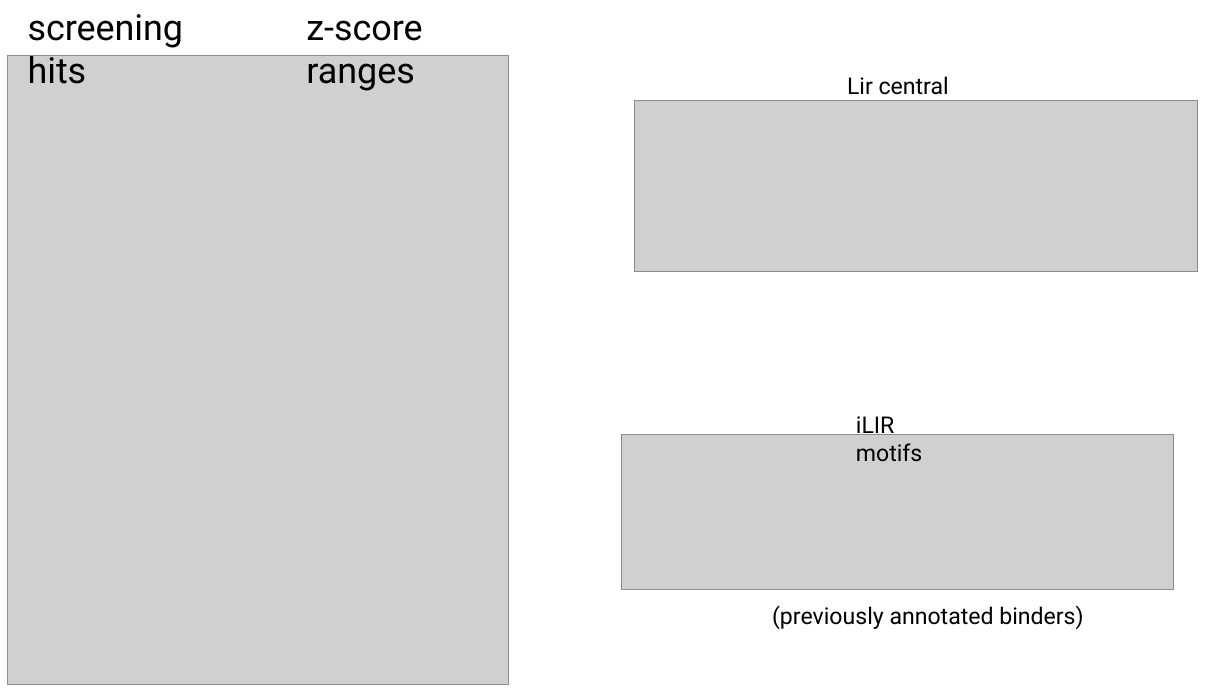
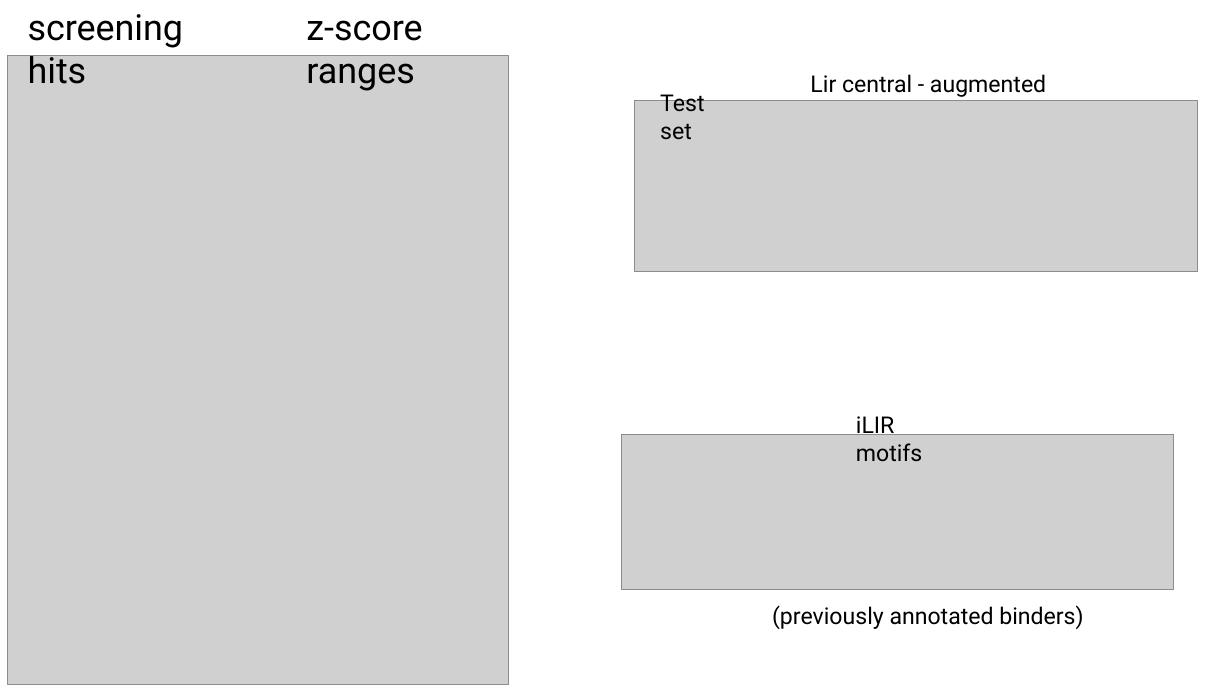
Before and after one commit to jacksonh1/lir_screen_pssm, a slide deck: slide 6 of reports/results-ongoing.pptx (slide 5 before the commit). Drawn at 1232x693 pixels with LibreOffice and Linux fonts; fonts in the diff are those of the drawing; grey boxes stand for pictures. Boxes give left, top, right and bottom in pixels: in the first picture for what was removed or moved away, otherwise in the second. Text is boxed around its words. In the diff, an @@ line names an element or a change of style, - is before the commit and + after.

Commit message:
new test sets and results

```diff
--- a/reports/results-ongoing.pptx
+++ b/reports/results-ongoing.pptx
@@ text at (x1=810, y1=74, x2=1046, y2=97): text changed @@
-Lir central
+Lir central - augmented
@@ text added at (x1=660, y1=90, x2=704, y2=139), 18 pt, text #000000 @@
+Test set
```
Also in this commit, not shown: 5 other slides changed, 11 slides added, 3 slides removed, 13 other files.
